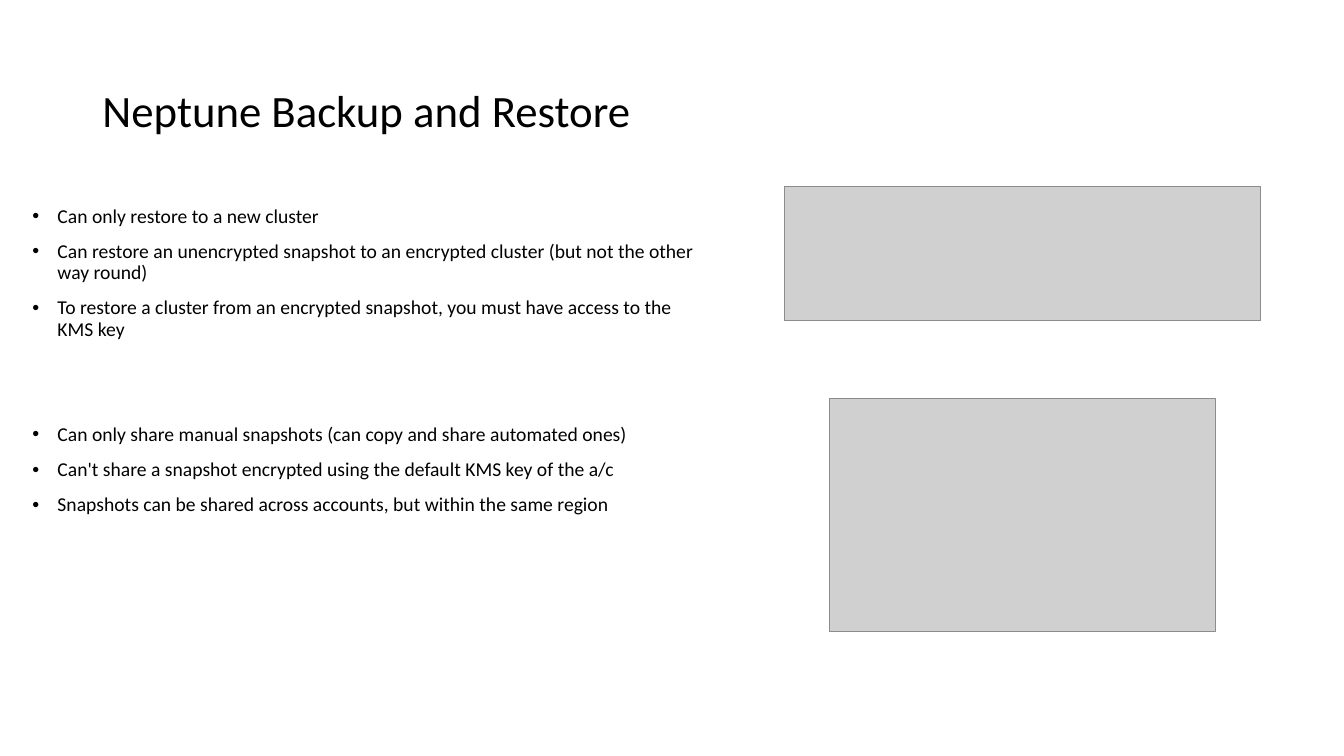
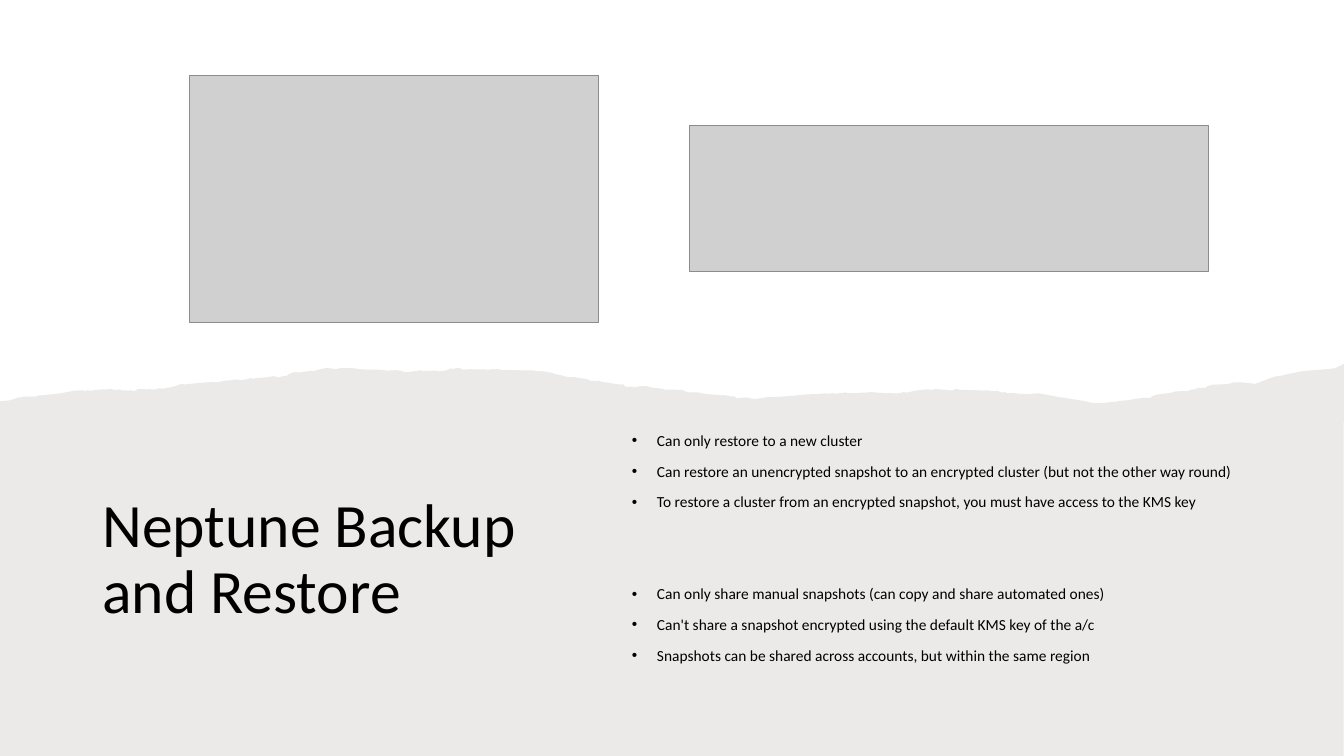
Before and after one commit to IlyaChakun/aws-iba-courses, a slide deck: slide 10 of lecture-materials/Databases/Neptune/aws_neptune.pptx. Drawn at 1344x756 pixels with LibreOffice and Linux fonts; fonts in the diff are those of the drawing; grey boxes stand for pictures. Boxes give left, top, right and bottom in pixels: in the first picture for what was removed or moved away, otherwise in the second. Text is boxed around its words. In the diff, an @@ line names an element or a change of style, - is before the commit and + after.

```diff
--- a/lecture-materials/Databases/Neptune/aws_neptune.pptx
+++ b/lecture-materials/Databases/Neptune/aws_neptune.pptx
@@ picture: place and size @@
-picture at box(830, 399, 1216, 632)
+picture at box(190, 75, 599, 322)
@@ picture: place and size @@
-picture at box(785, 187, 1261, 321)
+picture at box(690, 125, 1209, 271)
@@ freeform shape added at box(0, 364, 1344, 756), fill #82766A at 15% opacity @@
@@ title "Neptune Backup and Restore": place and size @@
-title "Neptune Backup and Restore" at box(102, 96, 630, 135)
+title "Neptune Backup and Restore" at box(102, 504, 516, 614)
@@ title "Neptune Backup and Restore" at box(102, 504, 516, 614): size 32 to 44 pt @@
@@ text "Can only restore to a ...": place and size @@
-text "Can only restore to a ..." at box(57, 209, 693, 515)
+text "Can only restore to a ..." at box(657, 435, 1231, 664)
@@ text "Can only restore to a ..." at box(657, 435, 1231, 664): size 14 to 11 pt @@
```
Also in this commit, not shown: 19 other slides changed, 8 other files.
